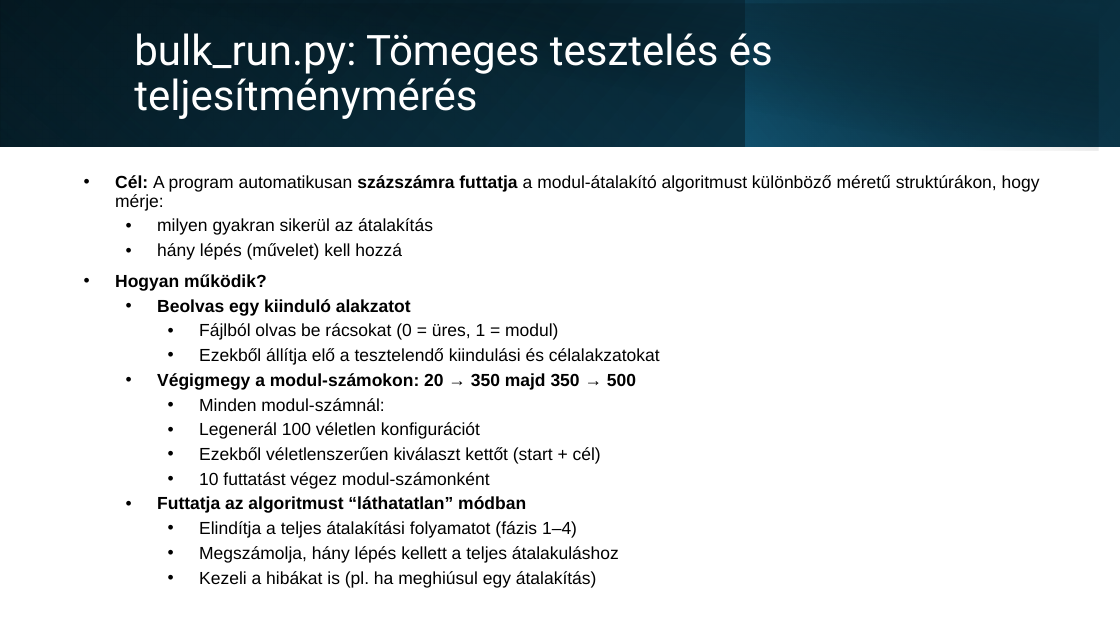
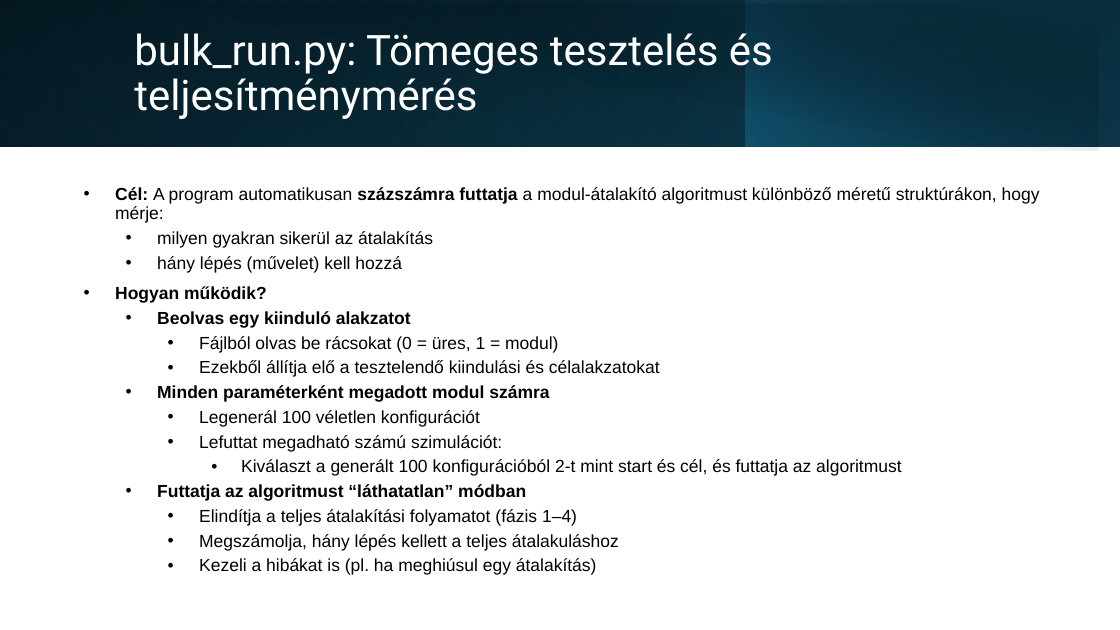
Before and after one commit to xlykoi/Szamitogepes-halozatok, a slide deck: slide 15 of Short_presentation.pptx. Drawn at 1120x630 pixels with LibreOffice and Linux fonts; fonts in the diff are those of the drawing. Boxes give left, top, right and bottom in pixels: in the first picture for what was removed or moved away, otherwise in the second. Text is boxed around its words. In the diff, an @@ line names an element or a change of style, - is before the commit and + after.

```diff
--- a/Short_presentation.pptx
+++ b/Short_presentation.pptx
@@ text at (x1=157, y1=385, x2=549, y2=402): text changed @@
-  • Végigmegy a modul-számokon: 20 → 350 majd 350 → 500
-    • Minden modul-számnál:
+  • Minden paraméterként megadott modul számra
@@ text at (x1=199, y1=435, x2=901, y2=476): text changed @@
-    • Ezekből véletlenszerűen kiválaszt kettőt (start + cél)
-    • 10 futtatást végez modul-számonként
+    • Lefuttat megadható számú szimulációt:
+      • Kiválaszt a generált 100 konfigurációból 2-t mint start és cél, és futtatja az algoritmust
```
Also in this commit, not shown: 5 other slides changed, 5 slides added, 1 slide removed.
